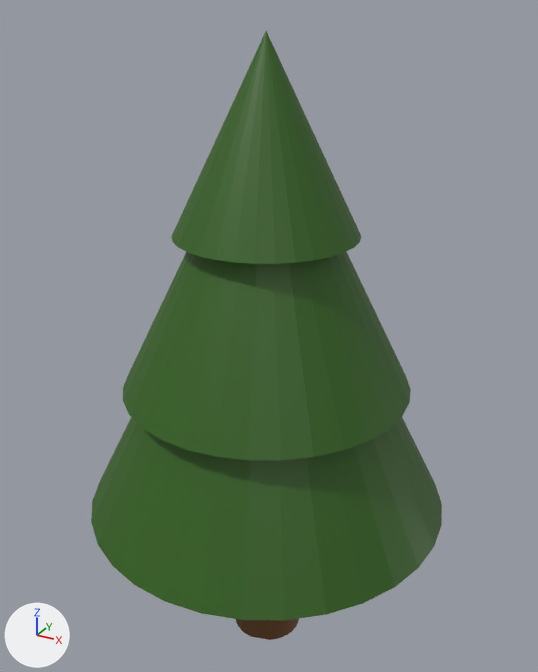
Renders of the Blender file assets/models/tree/harmless_tree.blend from each side of a commit.
Camera for both pictures: a camera (50 mm lens) standing at (1.84, -3.32, 3.71) and looking at (-0.03, 0.08, 2.0). Every picture has the same lights, and +X, +Y and +Z are marked at lower left.
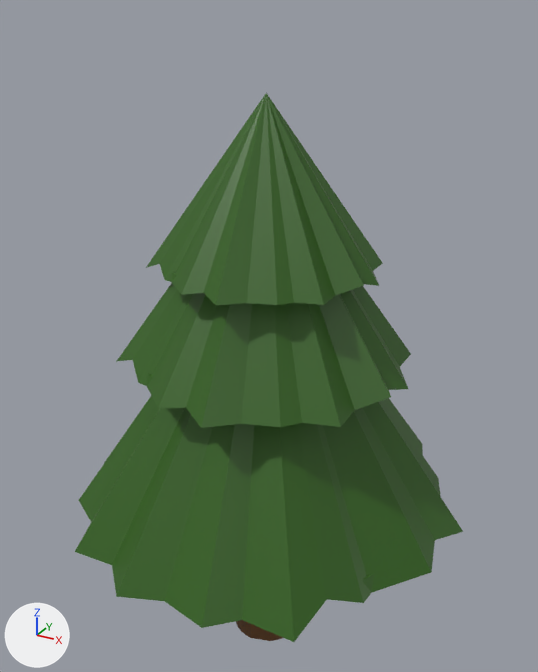
The edits, one by one:
me_cone is used by ob_cone; location (0.0, 0.0, 2.05); scale (1.05, 1.05, 1.05).
me_cone had 33 vertices, 33 faces and spanned x -1.0..1.0, y -1.0..1.0, z -1.0..1.0.
me_cone now has 33 vertices, 33 faces and spans x -1.05..1.1, y -1.09..1.11, z -1.06..0.56.
me_cone part 3: 19 of 33 vertices moved; they spanned x -0.98..1.0, y -0.98..0.98, z -1.0..1.0 and now span x -1.05..1.1, y -1.09..1.11, z -1.06..0.56; mean shift (0.0, 0.0, -0.02); largest move (0.0, 0.0, 1.0) -> (0.0, 0.0, 0.56).
me_cone_001 is used by ob_cone_001; location (0.0, 0.0, 2.565); scale (0.811, 0.811, 0.811).
me_cone_001 had 33 vertices, 33 faces and spanned x -1.0..1.0, y -1.0..1.0, z -1.0..1.0.
me_cone_001 now has 33 vertices, 33 faces and spans x -1.05..1.1, y -1.09..1.11, z -1.06..0.56.
me_cone_001 part 1: 19 of 33 vertices moved; they spanned x -0.98..1.0, y -0.98..0.98, z -1.0..1.0 and now span x -1.05..1.1, y -1.09..1.11, z -1.06..0.56; mean shift (0.0, 0.0, -0.02); largest move (0.0, 0.0, 1.0) -> (0.0, 0.0, 0.56).
me_cone_002 is used by ob_cone_002; location (0.0, 0.0, 3.117); scale (0.495, 0.495, 0.495).
me_cone_002 had 33 vertices, 33 faces and spanned x -1.0..1.0, y -1.0..1.0, z -1.0..1.0.
me_cone_002 now has 33 vertices, 33 faces and spans x -1.05..1.1, y -1.09..1.11, z -1.06..0.56.
me_cone_002 part 2: 19 of 33 vertices moved; they spanned x -0.98..1.0, y -0.98..0.98, z -1.0..1.0 and now span x -1.05..1.1, y -1.09..1.11, z -1.06..0.56; mean shift (0.0, 0.0, -0.02); largest move (0.0, 0.0, 1.0) -> (0.0, 0.0, 0.56).
Object 'Cylinder' (ob_cylinder) moves from (0.001, 0.002, 1.569) to (0.001, 0.002, 1.251).
Object 'Cylinder' (ob_cylinder) is rescaled from (0.213, 0.213, 1.55) to (0.213, 0.213, 1.25).
Object 'Cone.001' (ob_cone_001) moves from (0.0, 0.0, 2.565) to (0.0, 0.0, 2.647).
Object 'Cone.001' (ob_cone_001) turns from (0, 0, 0) to (0, 0, -93) degrees about x, y and z.
Object 'Cone.001' (ob_cone_001) is rescaled from (0.811, 0.811, 0.811) to (0.74, 0.74, 0.74).
Object 'Cone.002' (ob_cone_002) moves from (0.0, 0.0, 3.117) to (0.0, 0.0, 3.015).
Object 'Cone.002' (ob_cone_002) turns from (0, 0, 0) to (0, 0, -93) degrees about x, y and z.
Object 'Cone.002' (ob_cone_002) is rescaled from (0.495, 0.495, 0.495) to (0.564, 0.564, 0.564).

Boxes [x1, y1, x2, y2] around the edits, measured in the pictures (538 x 672 px):
'Cone', reshaped: before [91, 417, 442, 620]; after [75, 396, 463, 642]
'Cone.001', reshaped, moved, turned, rescaled: before [123, 251, 411, 460]; after [116, 283, 411, 428]
'Cone.002', reshaped, moved, turned, rescaled: before [171, 31, 361, 264]; after [146, 93, 383, 305]
'Cylinder', moved, rescaled: before [236, 618, 299, 640]; after [236, 620, 283, 641]
